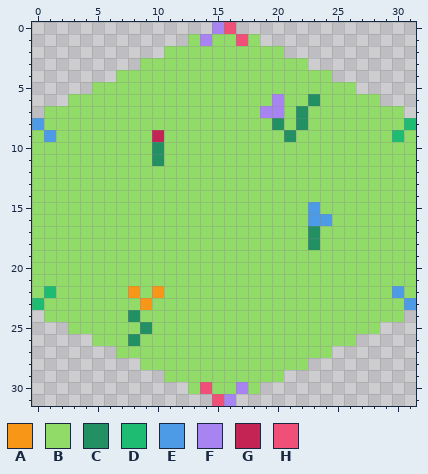
Two states of a pixel-art file, Assets/2D-assets/tilemap-assets/debugging-tiles/reference-tile.aseprite. Above, as it was before the edit.
32x32 pixels, 1 frame.
Palette (. is transparent): A #f79617  B #91db69  C #239063  D #1ebc73  E #4d9be6  F #a884f3  G #c32454  H #f04f78
The result:
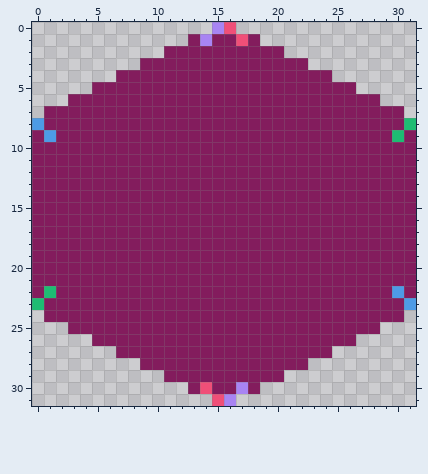
The edit:
{"colour":"B","old":"#91db69","new":"#831c5d"}
{"where": "layer \"detail\""}
{"y":6,"x":20,"old":"F","new":"B"}
{"y":6,"x":23,"old":"C","new":"B"}
{"y":7,"x":19,"old":"FF","new":"BB"}
{"y":7,"x":22,"old":"C","new":"B"}
{"y":8,"x":20,"old":"C","new":"B"}
{"y":8,"x":22,"old":"C","new":"B"}
{"y":9,"x":10,"old":"G","new":"B"}
{"y":9,"x":21,"old":"C","new":"B"}
{"y":10,"x":10,"old":"C","new":"B"}
{"y":11,"x":10,"old":"C","new":"B"}
{"y":15,"x":23,"old":"E","new":"B"}
{"y":16,"x":23,"old":"EE","new":"BB"}
{"y":17,"x":23,"old":"C","new":"B"}
{"y":18,"x":23,"old":"C","new":"B"}
{"y":22,"x":8,"old":"A","new":"B"}
{"y":22,"x":10,"old":"A","new":"B"}
{"y":23,"x":9,"old":"A","new":"B"}
{"y":24,"x":8,"old":"C","new":"B"}
{"y":25,"x":9,"old":"C","new":"B"}
{"y":26,"x":8,"old":"C","new":"B"}
{"label":"changed","picture_box":[32,34,416,394]}
